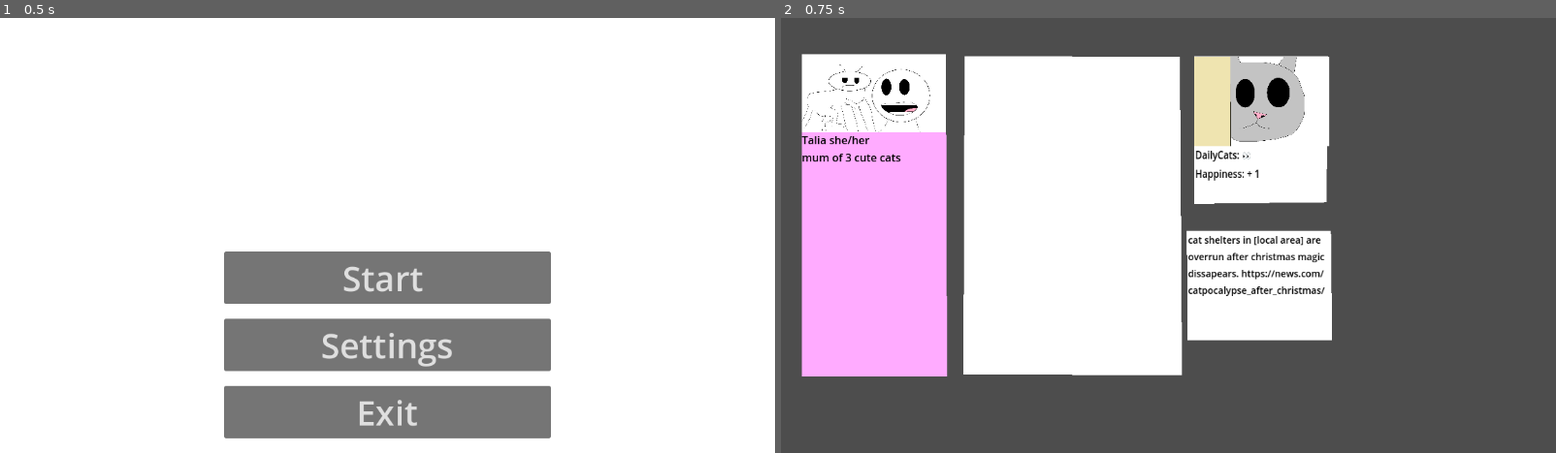
Above: before the commit, frames 1-2 (left to right).
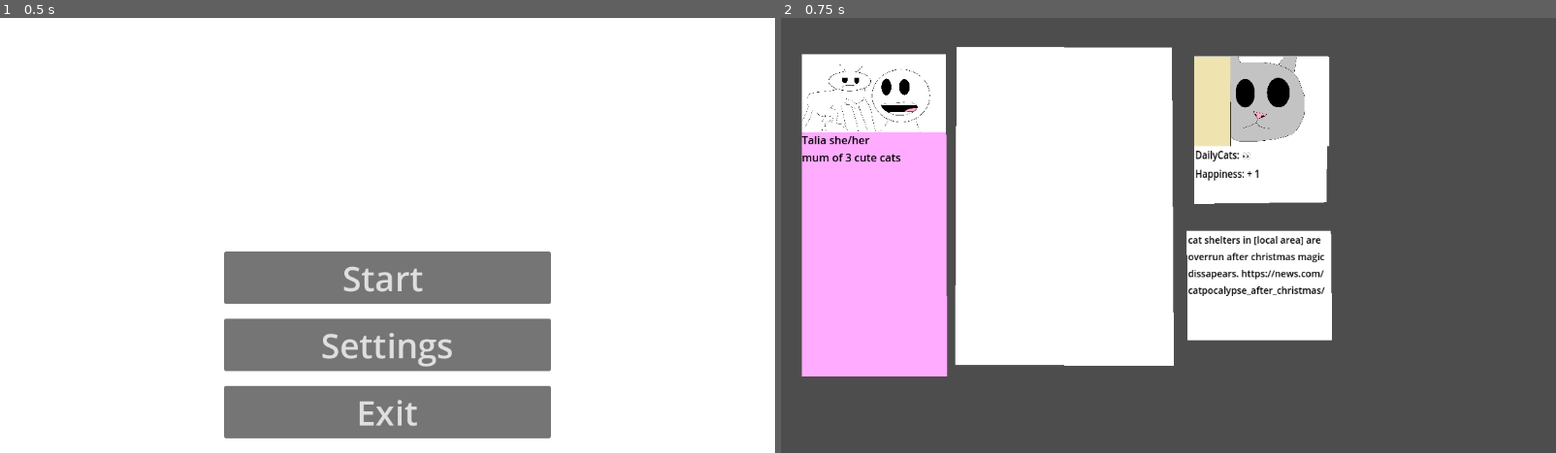
Above: after the commit, the same moments.

Repository: Wilvy10/Bonk
Game: Godot game, scene res://scenes/Menu.tscn
The game is run twice, just before and just after one commit, with the same random seed, the same clock (stepped at 60 frames per second) and the same inputs.
Inputs:
- Up to frame 1 (0.5 s): no input
- Up to frame 2 (0.75 s): click "Start" at 0.5 s

Frame 1 is identical in both runs. In frame 2, 2.8% of the frame differs, in the area x 22-52%, y 6-83%.

Commit message:
set up drag and drop

Diff:
--- a/sbgj-bonk(unnamed-project)/scenes/drop_box.gd
+++ b/sbgj-bonk(unnamed-project)/scenes/drop_box.gd
@@ -1,5 +1,5 @@
 extends Polygon2D
-var dropposition = Vector2(0,0)
+var dropposition = Vector2(-12.0,-14.0)
 
 # Called when the node enters the scene tree for the first time.
 func _ready() -> void:
--- a/sbgj-bonk(unnamed-project)/scenes/main_game.tscn
+++ b/sbgj-bonk(unnamed-project)/scenes/main_game.tscn
@@ -64,6 +64,11 @@
 offset_bottom = -71.309166
 scale = Vector2(29.187737, 20.391302)
 
+[node name="Area2D" type="Area2D" parent="post" groups=["posts"]]
+
+[node name="postCollision" type="CollisionPolygon2D" parent="post/Area2D"]
+polygon = PackedVector2Array(-101.23346, -83, -101.23346, 139, 134.97772, 137, 137.30487, -84)
+
 [node name="headline" type="Polygon2D" parent="."]
 z_index = 2
 position = Vector2(696, 399)
@@ -83,8 +88,24 @@
 metadata/_edit_use_anchors_ = true
 
 [node name="drop box" type="Polygon2D" parent="."]
+position = Vector2(-12, -14)
 polygon = PackedVector2Array(273, 57, 593, 58, 596, 532, 271, 531)
 script = ExtResource("4_0rdsr")
 
+[node name="Area2D" type="Area2D" parent="drop box"]
+position = Vector2(12, 14)
+priority = 1
+
+[node name="collisionBox" type="CollisionPolygon2D" parent="drop box/Area2D" groups=["drop box"]]
+position = Vector2(-12, -14)
+polygon = PackedVector2Array(275, 59, 276, 528, 597, 528, 593, 57)
+
 [connection signal="button_down" from="post/Button" to="post" method="_on_button_button_down"]
 [connection signal="button_up" from="post/Button" to="post" method="_on_button_button_up"]
+[connection signal="area_entered" from="post/Area2D" to="post" method="_on_area_2d_area_entered"]
+[connection signal="area_exited" from="post/Area2D" to="post" method="_on_area_2d_area_exited"]
+[connection signal="body_entered" from="post/Area2D" to="post" method="_on_area_2d_body_entered"]
+[connection signal="body_entered" from="drop box/Area2D" to="post" method="_on_area_2d_body_entered"]
+[connection signal="body_exited" from="drop box/Area2D" to="post" method="_on_area_2d_body_exited"]
+[connection signal="mouse_entered" from="drop box/Area2D" to="post" method="_on_area_2d_mouse_entered"]
+[connection signal="mouse_exited" from="drop box/Area2D" to="post" method="_on_area_2d_mouse_exited"]
--- a/sbgj-bonk(unnamed-project)/scripts/post.gd
+++ b/sbgj-bonk(unnamed-project)/scripts/post.gd
@@ -3,8 +3,8 @@
 var dragging = false
 var _offset = Vector2(0,0)
 var startPosition = Vector2(0,0)
-var endPosition = Vector2(0,0)
-var in_drpbox = false
+var collision = false
+
 func _init():
 	#spawn at appropriate place
 	startPosition = position
@@ -22,8 +22,22 @@
 
 func _on_button_button_up() -> void:
 	dragging = false
-	if (true):
+	if (collision == false):
 		position = startPosition
 
 
+
+
+
 #func check_in_dropbox():
+
+
+func _on_area_2d_area_entered(area: Area2D) -> void:
+	collision = true
+	print("in box")
+
+
+
+func _on_area_2d_area_exited(area: Area2D) -> void:
+	collision = false
+	print("out of box")
